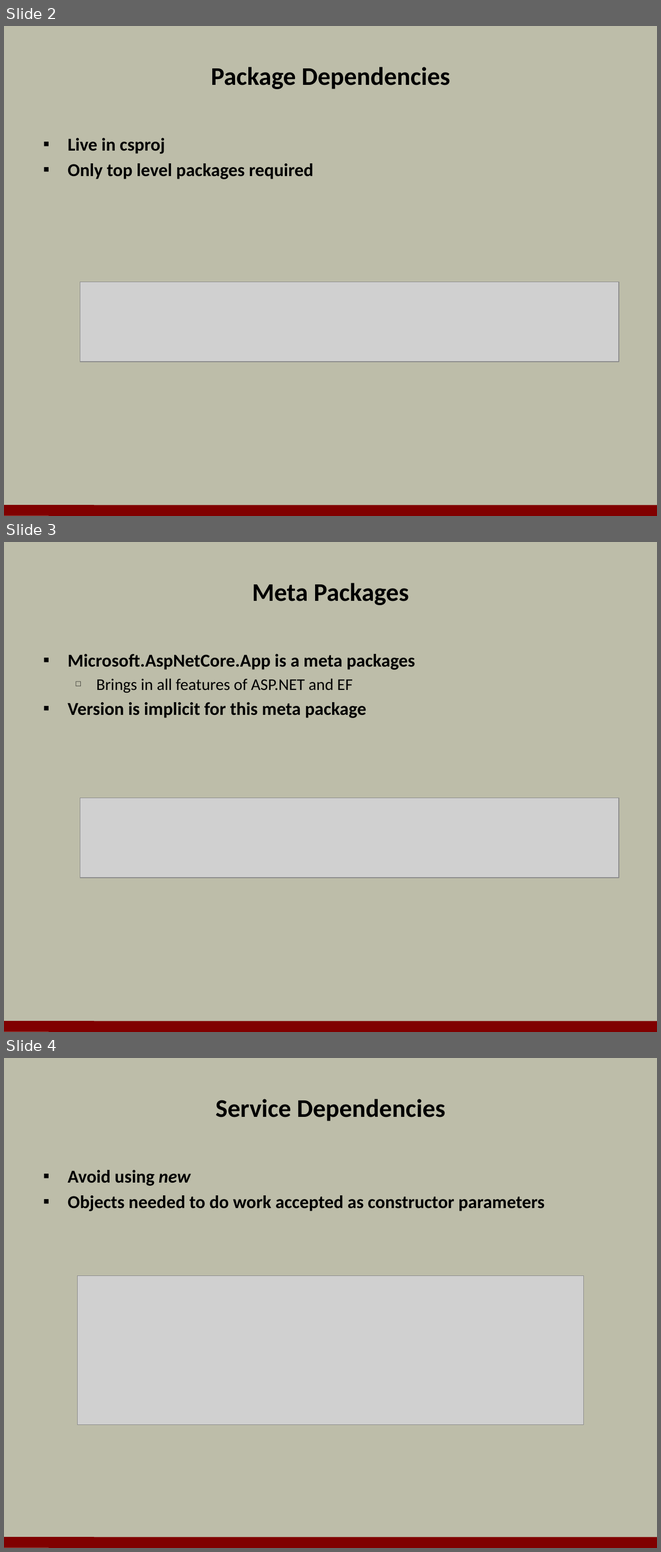
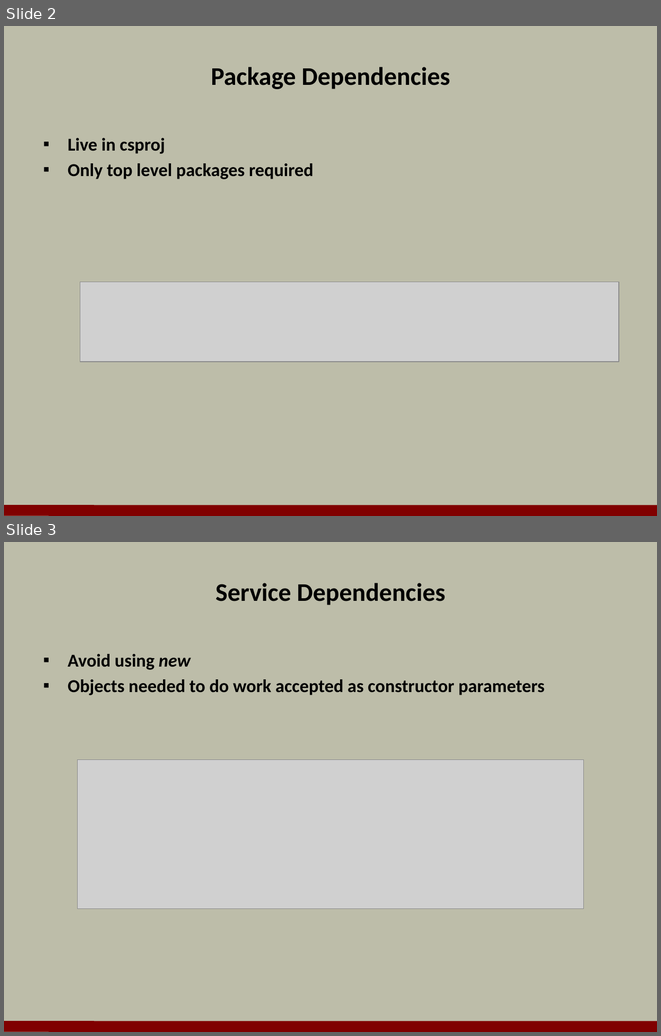
Before and after one commit to OdeToCode/classes, a slide deck: aspnetcore/slides/04_services.pptx. Shown one above the other, each under a label of ours: slides 2, 3 and 4 before the commit, slides 2 and 3 after it. The pictures are 661x1552 and 661x1036 pixels, drawn with LibreOffice and Linux fonts; fonts in the diff are those of the drawing; grey boxes stand for pictures; background and template pictures are left out. Boxes give left, top, right and bottom in pixels: in the first picture for what was removed or moved away, otherwise in the second. Text is boxed around its words. In the diff, an @@ line names an element or a change of style, - is before the commit and + after.

Commit message:
update m4 slides

```diff
--- a/aspnetcore/slides/04_services.pptx
+++ b/aspnetcore/slides/04_services.pptx
@@ slide 3 removed at box(4, 542, 657, 1032), background #BDBDA9; not listed: 1 template element that a slide beside it also shows @@
@@ title removed at box(252, 583, 409, 605) @@
-Meta Packages
@@ text removed at box(68, 654, 415, 718) @@
-▪ Microsoft.AspNetCore.App is a meta packages
-  □ Brings in all features of ASP.NET and EF
-▪ Version is implicit for this meta package
@@ picture removed at box(80, 798, 619, 877) @@
@@ what was slide 4 is now slide 3 @@
```
Also in this commit, not shown: 1 other file.
